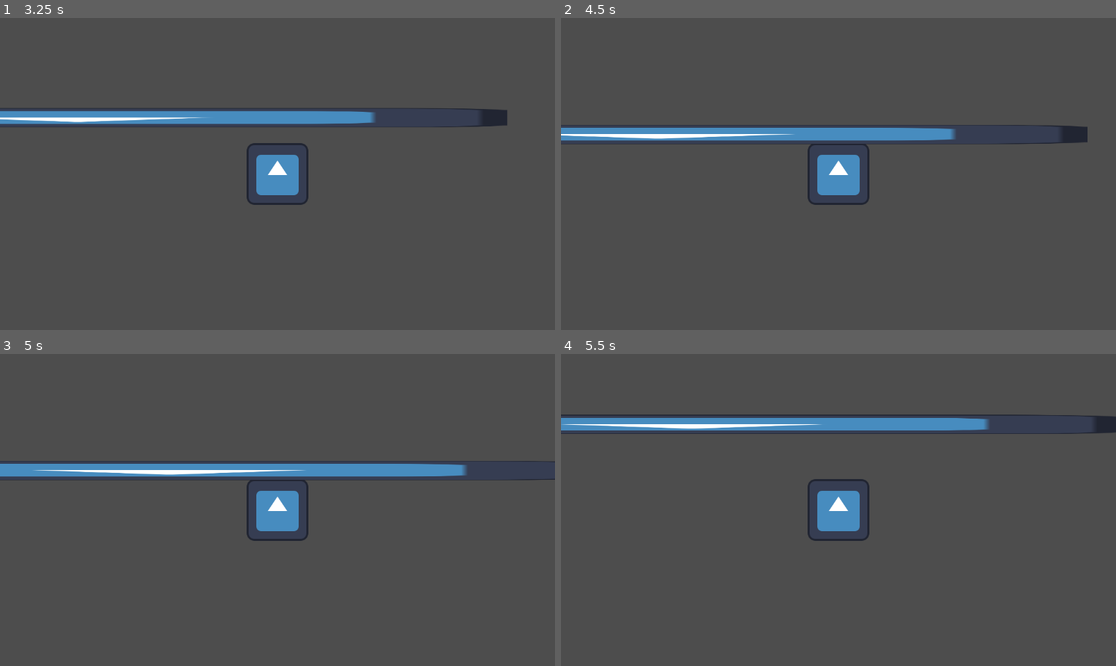
Above: before the commit, frames 1-4 (two rows, left to right).
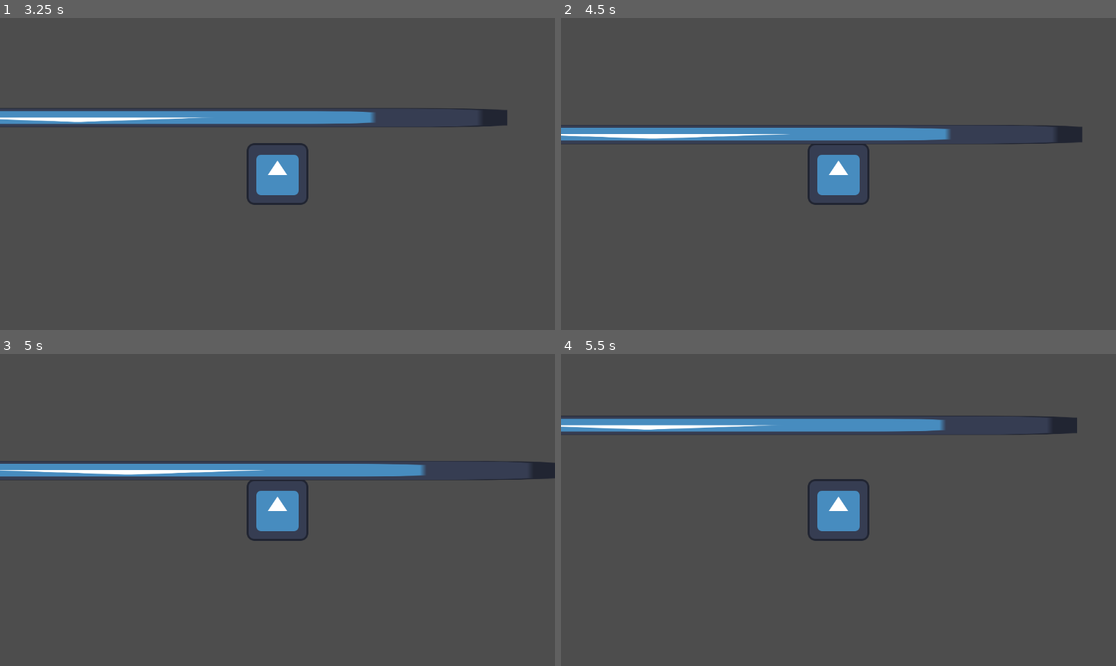
Above: after the commit, the same moments.

Repository: azulws/gamejam
Game: Godot game, scene res://escenas/mundo.tscn
The game is run twice, just before and just after one commit, with the same random seed, the same clock (stepped at 60 frames per second) and the same inputs. The engine's default icon, where the game draws it, is replaced by a stand-in: a white triangle on a blue panel in a dark square.
Inputs:
- Up to frame 1 (3.25 s): tap Enter at 0.5 s; hold W (arriba) 0.53-1.28 s; hold D (der) 0.53-1.28 s; hold S (abajo) 1.28-2.03 s; tap D (der) at 1.35, 2.85 s; hold D (der) 2.03-2.78 s; hold W (arriba) from 2.03 s (still down)
- Up to frame 2 (4.5 s): release W (arriba) at 3.53 s; hold D (der) 3.53-4.28 s; hold A (izq) from 3.53 s (still down); tap Space at 4.25 s; tap D (der) at 4.35 s
- Up to frame 3 (5 s): keep holding A (izq)
- Up to frame 4 (5.5 s): release A (izq) at 5.03 s; hold S (abajo) from 5.03 s (still down); hold D (der) from 5.03 s (still down)

Frame 1 is identical in both runs. In frame 2, 0.2% of the frame differs, in the area x 0-95%, y 34-40%; in frame 3, 0.9%; in frame 4, 2.5%, in the area x 0-100%, y 19-26%.

Commit message:
colision del jugador con los bordes

Diff:
--- a/gamejam/codigo/jugador.gd
+++ b/gamejam/codigo/jugador.gd
@@ -1,13 +1,14 @@
 extends CharacterBody2D
 
-
 const SPEED = 300.0
+const COLLISION_SLOWDOWN = 0.5  # Factor de reducción (50% de velocidad al colisionar)
 var direction: Vector2 = Vector2.ZERO
+var colliding
 
 func _physics_process(delta: float) -> void:
-
 	direction = Vector2.ZERO
 
+	# Detecta las entradas del jugador
 	if Input.is_action_pressed("arriba"):
 		direction.y -= 1
 	if Input.is_action_pressed("abajo"):
@@ -17,14 +18,16 @@
 	if Input.is_action_pressed("der"):
 		direction.x += 1
 
+	# Normaliza la dirección si hay movimiento
 	if direction != Vector2.ZERO:
 		direction = direction.normalized()
-		velocity.y = direction.y*SPEED
-		velocity.x = direction.x*SPEED
+		velocity *= COLLISION_SLOWDOWN
+		velocity = direction * SPEED
+		if colliding:
+			velocity *= COLLISION_SLOWDOWN
+
 	else:
-		velocity.y = move_toward(velocity.y,0,SPEED)
-		velocity.x = move_toward(velocity.x,0,SPEED)
+		velocity = velocity.move_toward(Vector2.ZERO, SPEED * delta)
 
-	if move_and_slide():
-		velocity.y = move_toward(velocity.y,0.5,SPEED)
-		velocity.x = move_toward(velocity.x,-1,SPEED)
+	# Mueve al personaje y verifica colisiones
+	colliding = move_and_slide()
